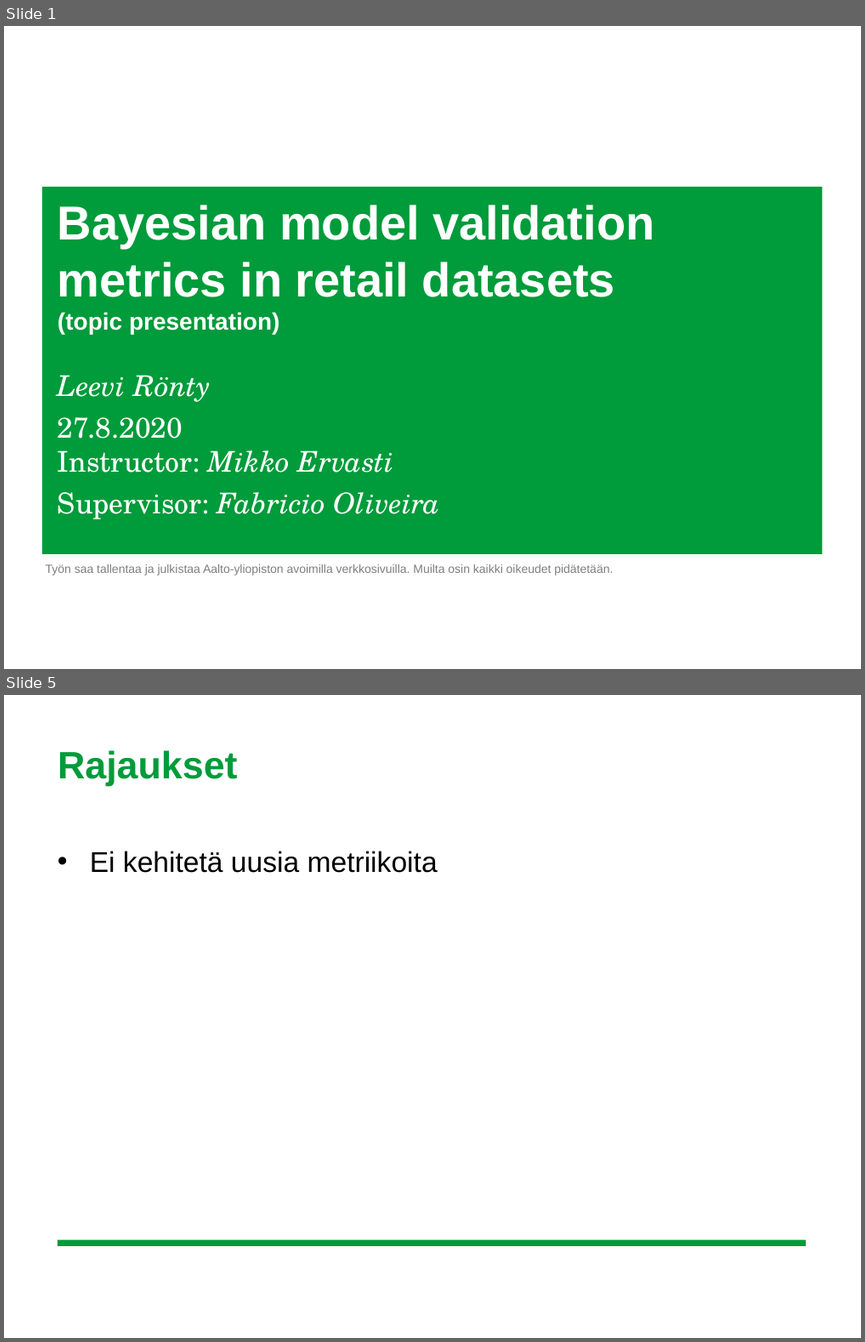
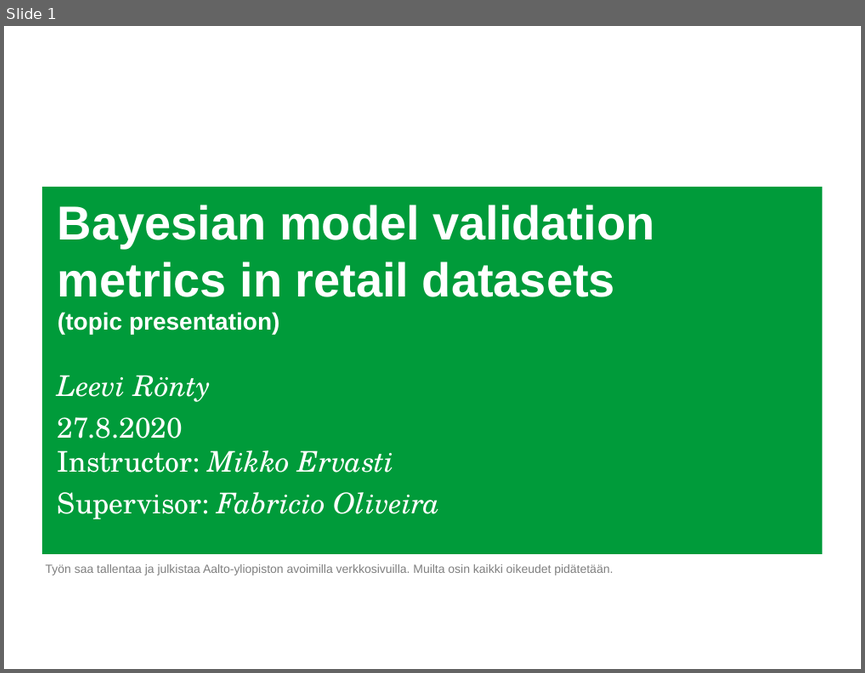
Before and after one commit to leevirontySF/BSC_thesis, a slide deck: aihepresis.ppt. Shown one above the other, each under a label of ours: slides 1 and 5 before the commit, slide 1 after it; the slides between them are not shown. The pictures are 865x1342 and 865x673 pixels, drawn with LibreOffice and Linux fonts; fonts in the diff are those of the drawing; background and template pictures are left out. Boxes give left, top, right and bottom in pixels: in the first picture for what was removed or moved away, otherwise in the second. Text is boxed around its words. In the diff, an @@ line names an element or a change of style, - is before the commit and + after.

```diff
--- a/aihepresis.ppt
+++ b/aihepresis.ppt
@@ slide 5 removed at <box>4,695,861,1338</box>, background #FFFFFF @@
@@ title removed at <box>58,750,238,786</box> @@
-Rajaukset
@@ text removed at <box>90,851,438,873</box> @@
-• Ei kehitetä uusia metriikoita
@@ rectangle removed at <box>58,1240,806,1246</box> @@
```
Also in this commit, not shown: 8 slides changed, 7 slides added, 1 other slide removed.
